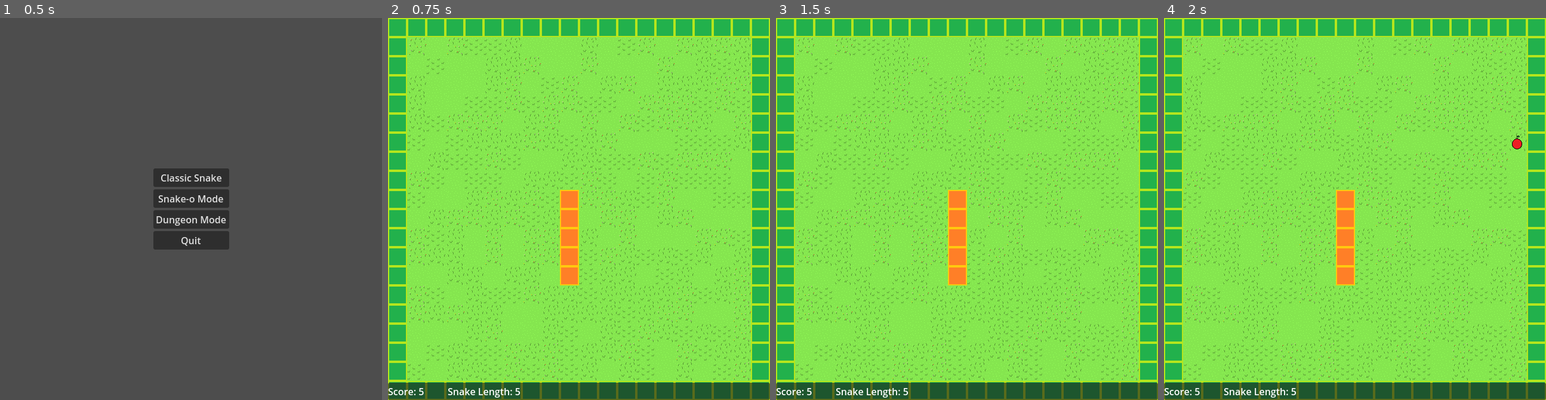
Above: before the commit, frames 1-4 (left to right).
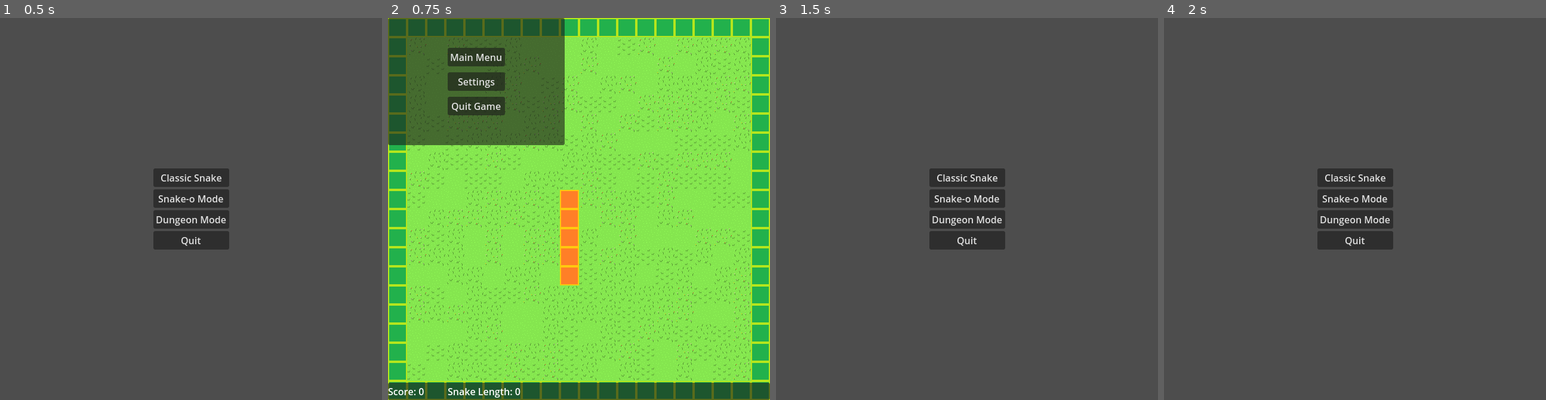
Above: after the commit, the same moments.

Repository: sethbabauta/snake-run
Game: Godot game, scene res://Scenes/menu.tscn
Same seed, same stepped clock (60 frames per second), same inputs: the game is played once before the commit and once after it.
Inputs (mouse positions are in pixels of both pictures, inside the frame that each line leads up to):
- Up to frame 1 (0.5 s): no input
- Up to frame 2 (0.75 s): click "Classic Snake" at 0.5 s
- Up to frame 3 (1.5 s): click (863, 56) at 1.25 s, where only the run after the commit has a clickable "Main Menu"
- Up to frame 4 (2 s): no input

Frame 1 is identical in both runs. In frame 2, 15% of the frame differs, in the area x 0-47%, y 0-99%; in frame 3, 100%, in the area x 0-100%, y 0-100%; in frame 4, 100%.
Error after the commit: Trying to assign value of type 'PanelContainer' to a variable of type 'TextureRect'. (res://Scripts/main_ui.gd:3)

Commit message:
add pause dialog

Diff:
--- a/Scenes/game_ui.tscn
+++ b/Scenes/game_ui.tscn
@@ -1,7 +1,7 @@
 [gd_scene load_steps=3 format=3 uid="uid://2esaq6uvofnq"]
 
 [ext_resource type="Script" path="res://Scripts/main_ui.gd" id="1_2wlwj"]
-[ext_resource type="Texture2D" uid="uid://k2knm0yuhdt1" path="res://Sprites/pause.png" id="2_bqcaj"]
+[ext_resource type="PackedScene" uid="uid://c2rxm4oown5nh" path="res://Scenes/pause_dialog.tscn" id="2_ow3ff"]
 
 [node name="GameUI" type="Control" node_paths=PackedStringArray("score_label", "snake_length_label", "powerup_1_label")]
 z_index = 10
@@ -60,20 +60,17 @@
 size_flags_horizontal = 4
 text = "Powerup: OFF"
 
-[node name="Pause" type="TextureRect" parent="."]
+[node name="PauseDialog" parent="." instance=ExtResource("2_ow3ff")]
 unique_name_in_owner = true
-visible = false
-layout_mode = 1
-anchors_preset = 8
-anchor_left = 0.5
-anchor_top = 0.5
-anchor_right = 0.5
-anchor_bottom = 0.5
-offset_left = -20.0
-offset_top = -20.0
-offset_right = 20.0
-offset_bottom = 20.0
-grow_horizontal = 2
-grow_vertical = 2
-texture = ExtResource("2_bqcaj")
-stretch_mode = 2
+layout_mode = 0
+anchors_preset = 0
+anchor_left = 0.0
+anchor_top = 0.0
+anchor_right = 0.0
+anchor_bottom = 0.0
+offset_left = 0.0
+offset_top = 0.0
+offset_right = 96.0
+offset_bottom = 101.0
+grow_horizontal = 1
+grow_vertical = 1
--- /dev/null
+++ b/Scenes/pause_dialog.tscn
@@ -0,0 +1,49 @@
+[gd_scene load_steps=2 format=3 uid="uid://c2rxm4oown5nh"]
+
+[ext_resource type="Script" path="res://Scripts/pause_dialog.gd" id="1_prgy2"]
+
+[node name="PauseDialog" type="PanelContainer"]
+anchors_preset = 8
+anchor_left = 0.5
+anchor_top = 0.5
+anchor_right = 0.5
+anchor_bottom = 0.5
+offset_left = -48.0
+offset_top = -50.5
+offset_right = 48.0
+offset_bottom = 50.5
+grow_horizontal = 2
+grow_vertical = 2
+size_flags_vertical = 4
+script = ExtResource("1_prgy2")
+main_menu_scene = "res://Scenes/menu.tscn"
+
+[node name="MarginContainer" type="MarginContainer" parent="."]
+layout_mode = 2
+theme_override_constants/margin_left = 100
+theme_override_constants/margin_top = 50
+theme_override_constants/margin_right = 100
+theme_override_constants/margin_bottom = 50
+
+[node name="VBoxContainer" type="VBoxContainer" parent="MarginContainer"]
+layout_mode = 2
+theme_override_constants/separation = 10
+
+[node name="MainMenuButton" type="Button" parent="MarginContainer/VBoxContainer"]
+layout_mode = 2
+size_flags_vertical = 6
+text = "Main Menu"
+
+[node name="SettingsButton" type="Button" parent="MarginContainer/VBoxContainer"]
+layout_mode = 2
+size_flags_vertical = 6
+text = "Settings"
+
+[node name="QuitGameButton" type="Button" parent="MarginContainer/VBoxContainer"]
+layout_mode = 2
+size_flags_vertical = 6
+text = "Quit Game"
+
+[connection signal="pressed" from="MarginContainer/VBoxContainer/MainMenuButton" to="." method="_on_main_menu_button_pressed"]
+[connection signal="pressed" from="MarginContainer/VBoxContainer/SettingsButton" to="." method="_on_settings_button_pressed"]
+[connection signal="pressed" from="MarginContainer/VBoxContainer/QuitGameButton" to="." method="_on_quit_game_button_pressed"]
--- a/Scripts/main_ui.gd
+++ b/Scripts/main_ui.gd
@@ -1,6 +1,6 @@
 class_name MainUI extends Control
 
-@onready var pause: TextureRect = %Pause
+@onready var pause_dialog: TextureRect = %PauseDialog
 
 @export var score_label: Label
 @export var snake_length_label: Label
@@ -12,6 +12,8 @@
 
 
 func _ready() -> void:
+	pause_dialog.main_node = main_node
+
 	main_node = get_node("../Main")
 	powerup_1_timer = get_node_or_null("../Powerup1Timer")
 
@@ -32,7 +34,7 @@
 
 
 func _on_game_paused(is_paused: bool) -> void:
-	pause.visible = is_paused
+	pause_dialog.visible = is_paused
 
 
 func _on_score_changed(new_score: int) -> void:
--- /dev/null
+++ b/Scripts/pause_dialog.gd
@@ -0,0 +1,17 @@
+class_name PauseDialog extends PanelContainer
+
+@export_file("*.tscn") var main_menu_scene
+@export_file("*.tscn") var settings_scene
+var main_node: Main
+
+
+func _on_main_menu_button_pressed() -> void:
+	get_tree().change_scene_to_file(main_menu_scene)
+
+
+func _on_settings_button_pressed() -> void:
+	get_tree().change_scene_to_file(settings_scene)
+
+
+func _on_quit_game_button_pressed() -> void:
+	get_tree().quit()
